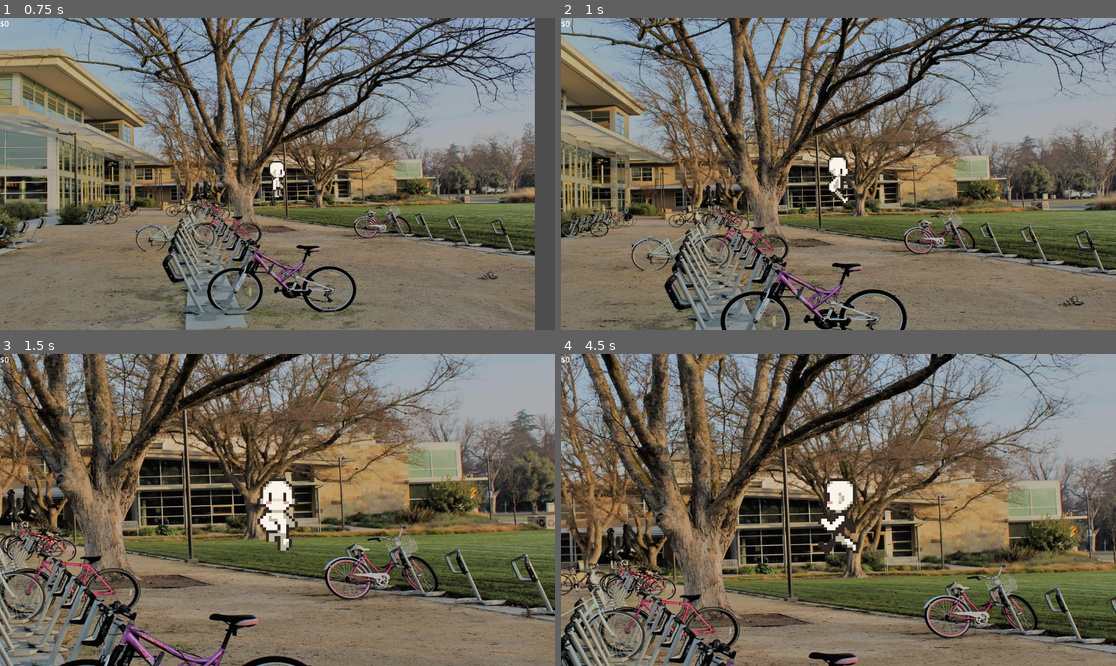
Above: before the commit, frames 1-4 (two rows, left to right).
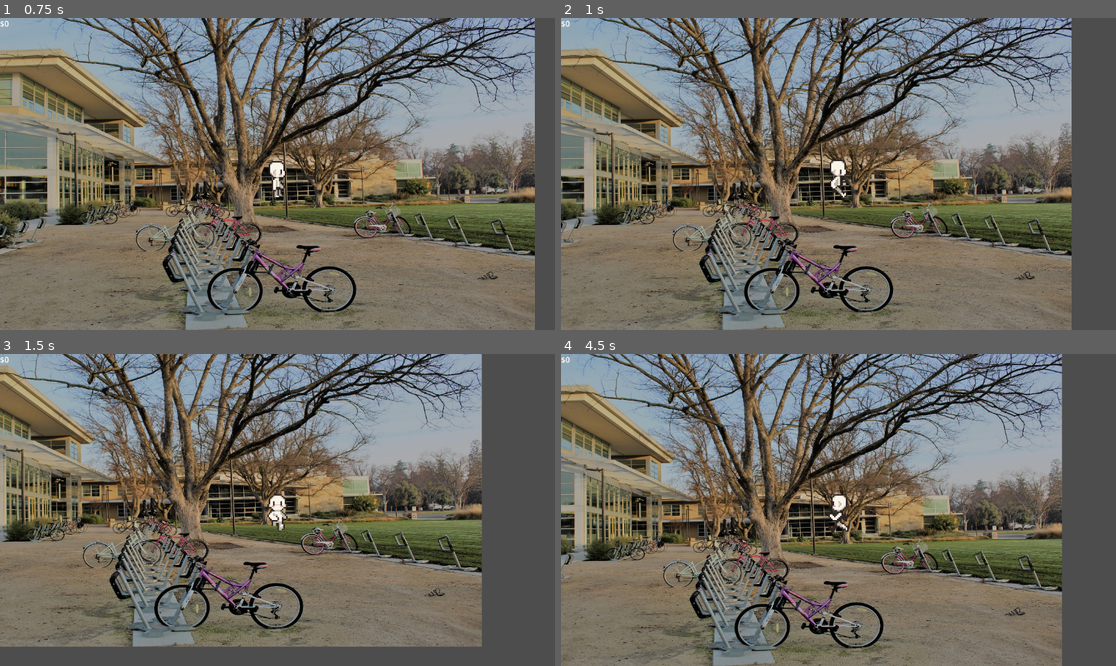
Above: after the commit, the same moments.

Repository: nithinsenthil/UCDBTS
Game: Godot game, scene res://Scenes/world.tscn
Same seed, same stepped clock (60 frames per second), same inputs: the game is played once before the commit and once after it.
Inputs (mouse positions are in pixels of both pictures, inside the frame that each line leads up to):
- Up to frame 1 (0.75 s): tap Enter at 0.5 s; move the mouse to (399, 158) at 0.52 s; hold D (Right) from 0.53 s (still down); tap L (BikeMinigameEnd) at 0.6 s
- Up to frame 2 (1 s): keep holding D (Right); tap K (BikeMinigameStart) at 0.8 s
- Up to frame 3 (1.5 s): move the mouse to (166, 525) at 1.27 s; release D (Right) at 1.28 s; hold S (Down) from 1.28 s (still down); tap K (BikeMinigameStart) at 1.35 s
- Up to frame 4 (4.5 s): tap P (CameraControlsOff) at 1.55, 2.1 s; move the mouse to (894, 441) at 2.02 s; release S (Down) at 2.03 s; hold D (Right) 2.03-2.78 s; tap O (CameraControlsOn) at 2.3, 2.85 s; move the mouse to (810, 572) at 2.77 s; hold W (Up) 2.78-3.53 s; tap L (BikeMinigameEnd) at 3.05, 3.6 s; move the mouse to (1005, 556) at 3.52 s; hold A (Left) from 3.53 s (still down); tap K (BikeMinigameStart) at 3.8, 4.35 s; move the mouse to (672, 463) at 4.27 s

Frame 1 is identical in both runs. In frame 2, 64% of the frame differs, in the area x 0-100%, y 0-100%; in frame 3, 80%; in frame 4, 81%.

Commit message:
fix: disable left-over controls for debugging camera

Diff:
--- a/ucdbts/Scripts/Debugging/debug_label.gd
+++ b/ucdbts/Scripts/Debugging/debug_label.gd
@@ -13,11 +13,11 @@
 			player.global_position.y, camera.global_position.x, camera.global_position.y,
 			player.Facing.keys()[player._facing], camera.offset.x, camera.offset.y]
 
-	if Input.is_action_just_pressed("CameraControlsOn"):
-		signals.toggle_camera_controls.emit(true)
-	if Input.is_action_just_pressed("CameraControlsOff"):
-		signals.toggle_camera_controls.emit(false)
-	if Input.is_action_just_pressed("BikeMinigameStart"):
-		signals.bike_minigame_start.emit()
-	if Input.is_action_just_pressed("BikeMinigameEnd"):
-		signals.bike_minigame_end.emit()
+	#if Input.is_action_just_pressed("CameraControlsOn"):
+		#signals.toggle_camera_controls.emit(true)
+	#if Input.is_action_just_pressed("CameraControlsOff"):
+		#signals.toggle_camera_controls.emit(false)
+	#if Input.is_action_just_pressed("BikeMinigameStart"):
+		#signals.bike_minigame_start.emit()
+	#if Input.is_action_just_pressed("BikeMinigameEnd"):
+		#signals.bike_minigame_end.emit()
